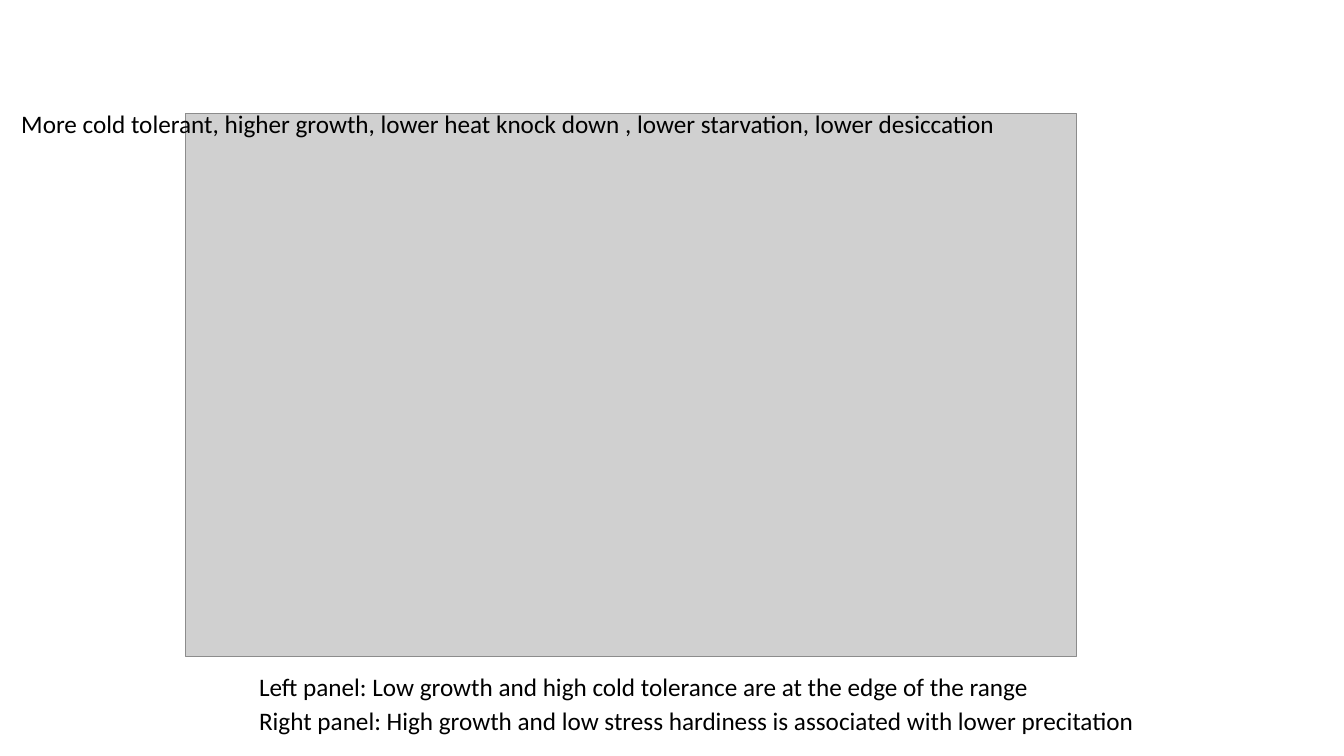
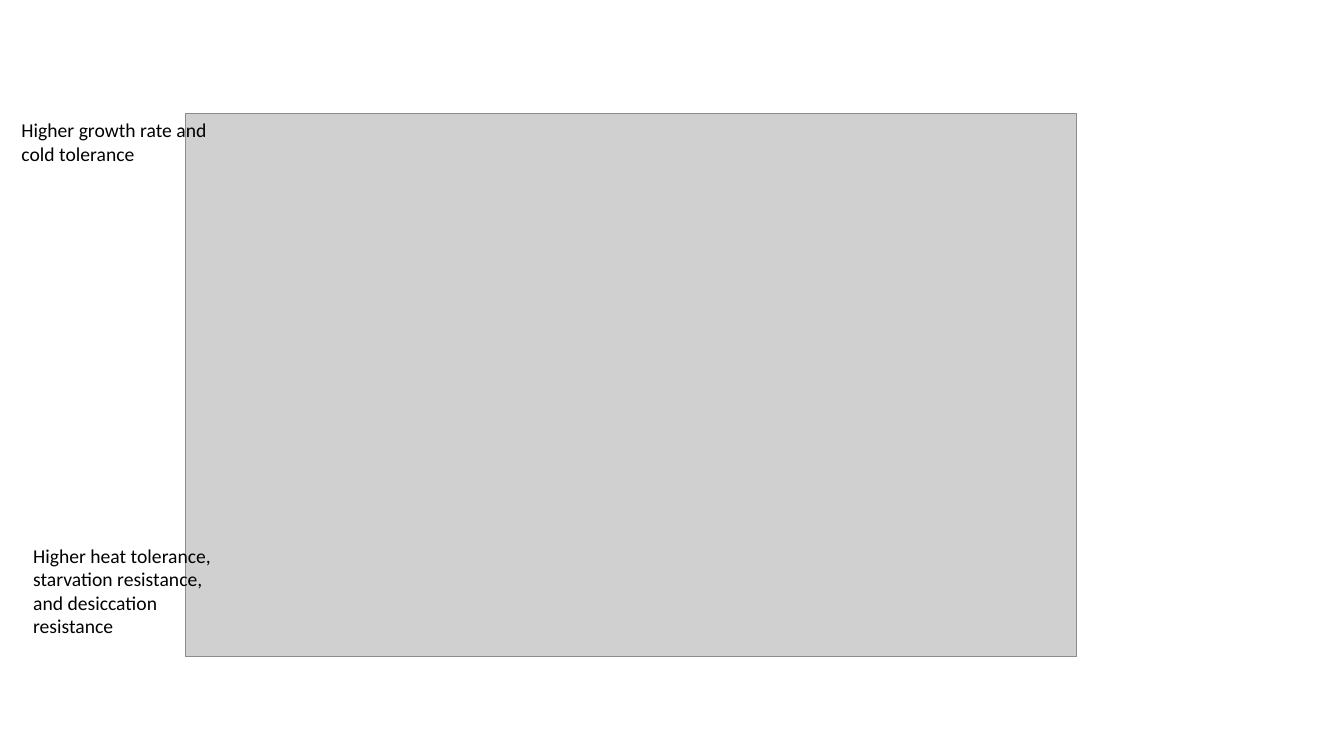
Before and after one commit to chaochen88/latitudinal_variation, a slide deck: slide 4 of 2018-04-02_figure_layout.pptx. Drawn at 1344x756 pixels with LibreOffice and Linux fonts; fonts in the diff are those of the drawing; grey boxes stand for pictures. Boxes give left, top, right and bottom in pixels: in the first picture for what was removed or moved away, otherwise in the second. Text is boxed around its words. In the diff, an @@ line names an element or a change of style, - is before the commit and + after.

```diff
--- a/2018-04-02_figure_layout.pptx
+++ b/2018-04-02_figure_layout.pptx
@@ text removed at box(21, 113, 994, 140) @@
-More cold tolerant, higher growth, lower heat knock down , lower starvation, lower desiccation
@@ text added at box(21, 121, 206, 161), 14 pt, text #000000 @@
+Higher growth rate and cold tolerance
@@ text added at box(33, 547, 211, 633), 14 pt, text #000000 @@
+Higher heat tolerance, starvation resistance, and desiccation resistance
@@ text removed at box(259, 678, 1028, 701) @@
-Left panel: Low growth and high cold tolerance are at the edge of the range
@@ text removed at box(259, 712, 1133, 735) @@
-Right panel: High growth and low stress hardiness is associated with lower precitation
```
Also in this commit, not shown: 1 other slide changed, 4 other files.
